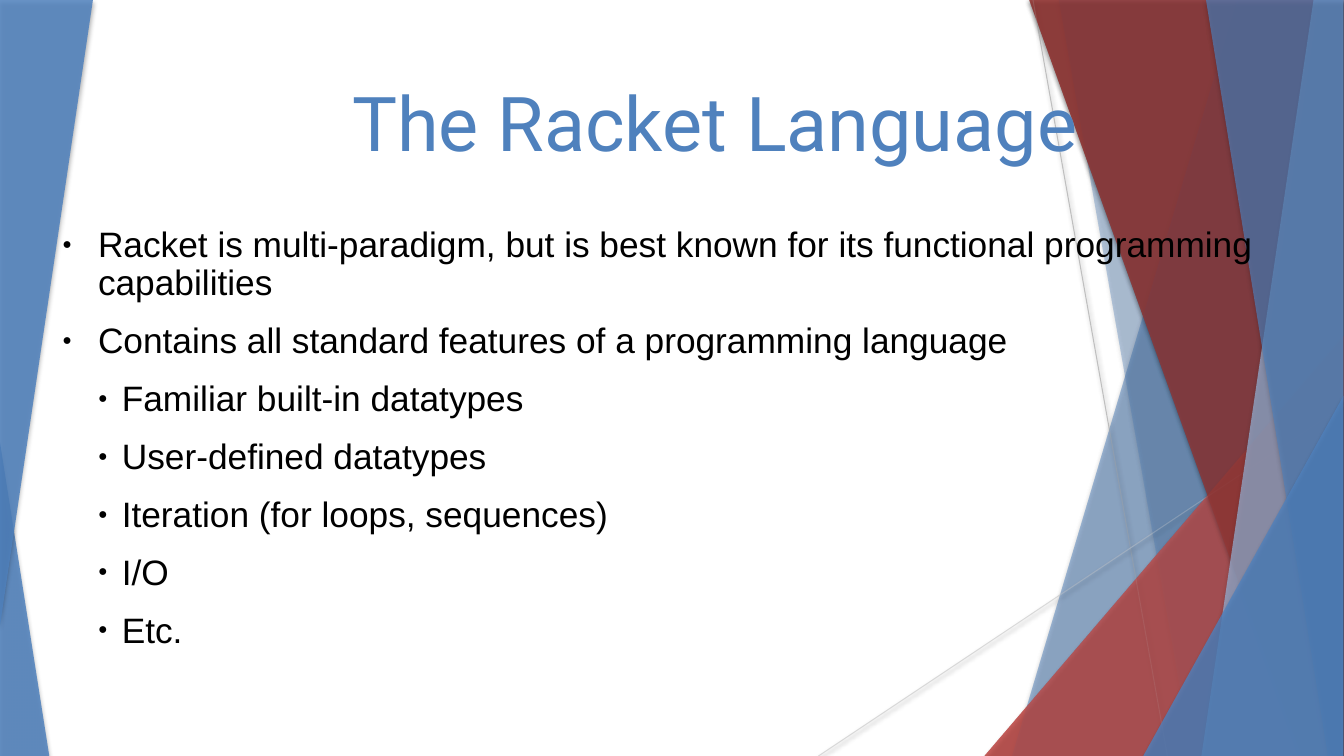
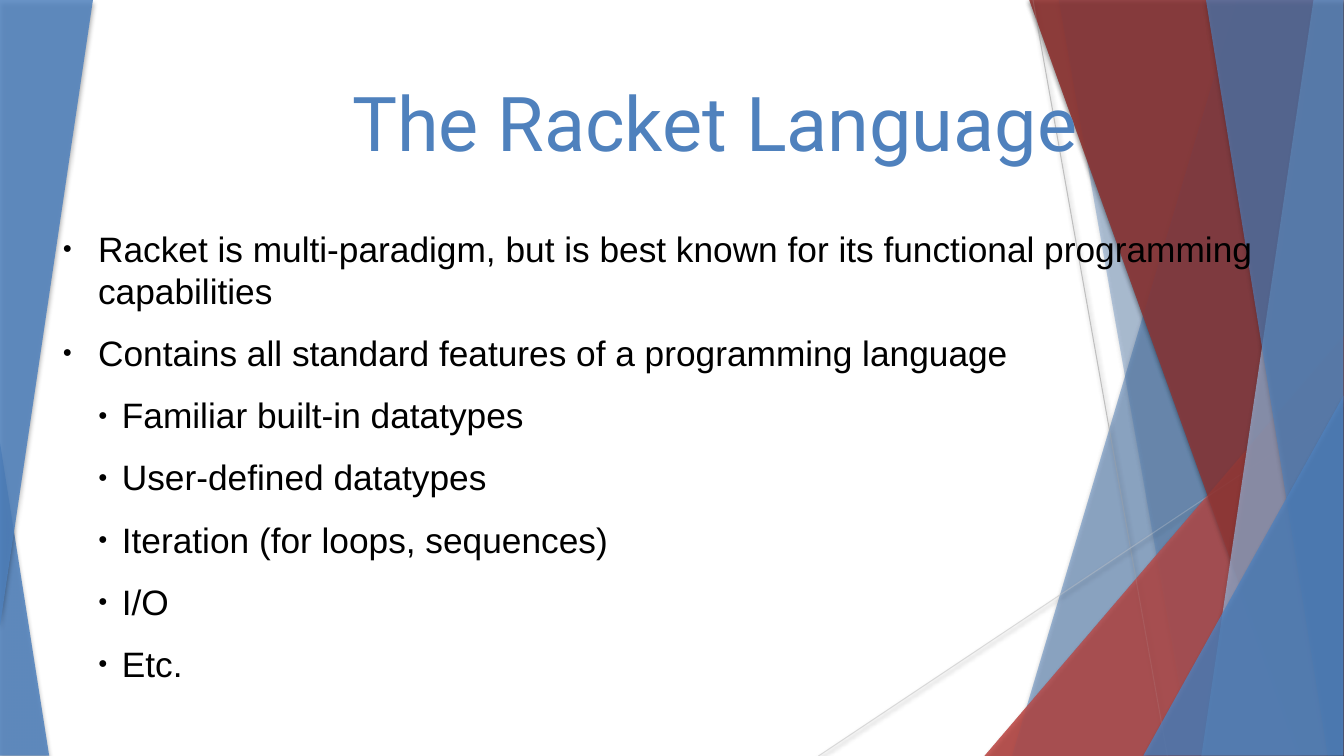
Before and after one commit to stevester94/CSC201_Project, a slide deck: slide 6 of CSC201Sec3Proj3Team4.pptx. Drawn at 1344x756 pixels with LibreOffice and Linux fonts; fonts in the diff are those of the drawing. Boxes give left, top, right and bottom in pixels: in the first picture for what was removed or moved away, otherwise in the second. Text is boxed around its words. In the diff, an @@ line names an element or a change of style, - is before the commit and + after.

```diff
--- a/CSC201Sec3Proj3Team4.pptx
+++ b/CSC201Sec3Proj3Team4.pptx
@@ text "Racket is multi-paradigm, but is ..." at [98,233,1252,678]: line spacing 0.9 to 1 @@
```
Also in this commit, not shown: 4 other slides changed.
